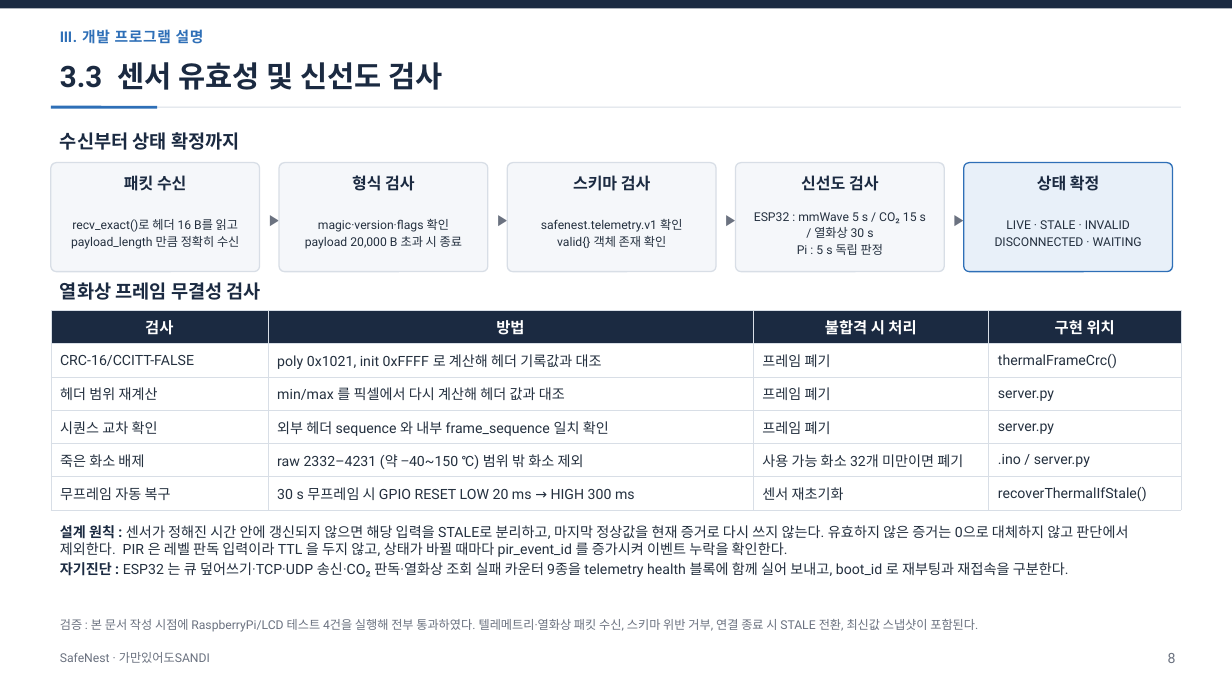
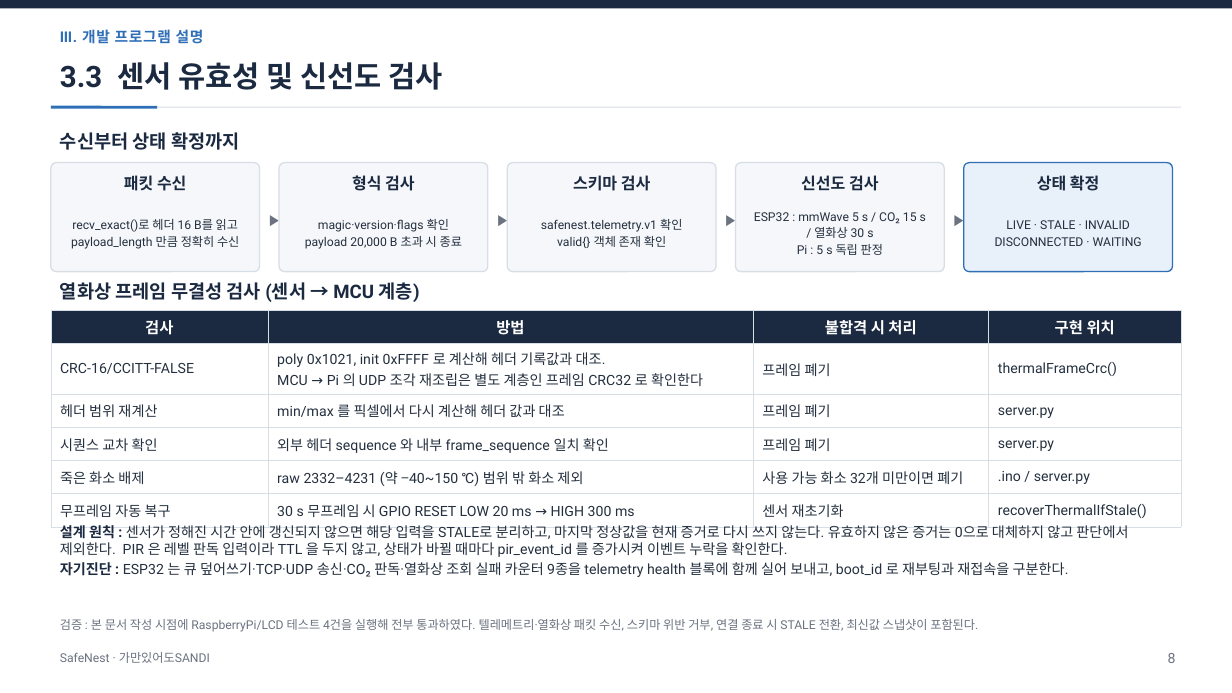
Before and after one commit to jinsu1011/safenest-embedded-competition, a slide deck: slide 9 of final-report/2026ESWContest_자유공모_가만있어도SANDI_개발완료보고서.pptx. Drawn at 1232x693 pixels with LibreOffice and Linux fonts; fonts in the diff are those of the drawing. Boxes give left, top, right and bottom in pixels: in the first picture for what was removed or moved away, otherwise in the second. Text is boxed around its words. In the diff, an @@ line names an element or a change of style, - is before the commit and + after.

```diff
--- a/final-report/2026ESWContest_자유공모_가만있어도SANDI_개발완료보고서.pptx
+++ b/final-report/2026ESWContest_자유공모_가만있어도SANDI_개발완료보고서.pptx
@@ text at <box>60,282,420,302</box>: text changed @@
-열화상 프레임 무결성 검사
+열화상 프레임 무결성 검사 (센서 → MCU 계층)
@@ table at <box>51,311,1181,522</box> @@
-row 2, column 2: poly 0x1021, init 0xFFFF 로 계산해 헤더 기록값과 대조
+row 2, column 2: poly 0x1021, init 0xFFFF 로 계산해 헤더 기록값과 대조. / MCU → Pi 의 UDP 조각 재조립은 별도 계층인 프레임 CRC32 로 확인한다
```
Also in this commit, not shown: 8 other slides changed, 12 other files.
